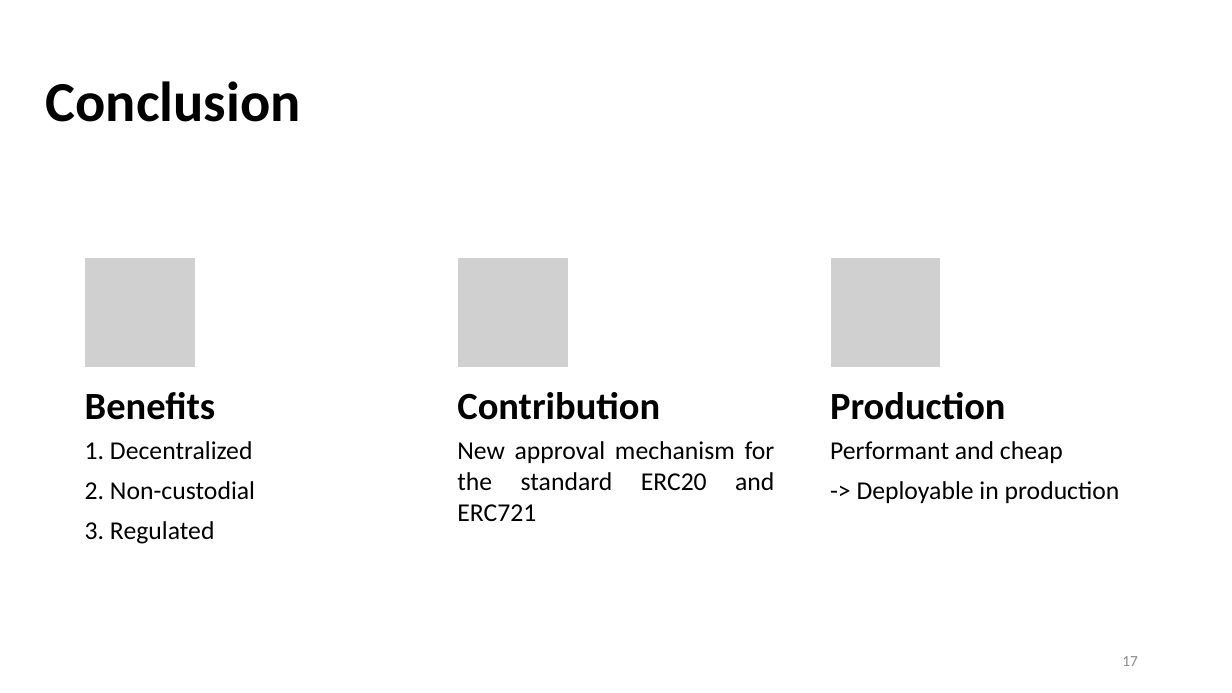
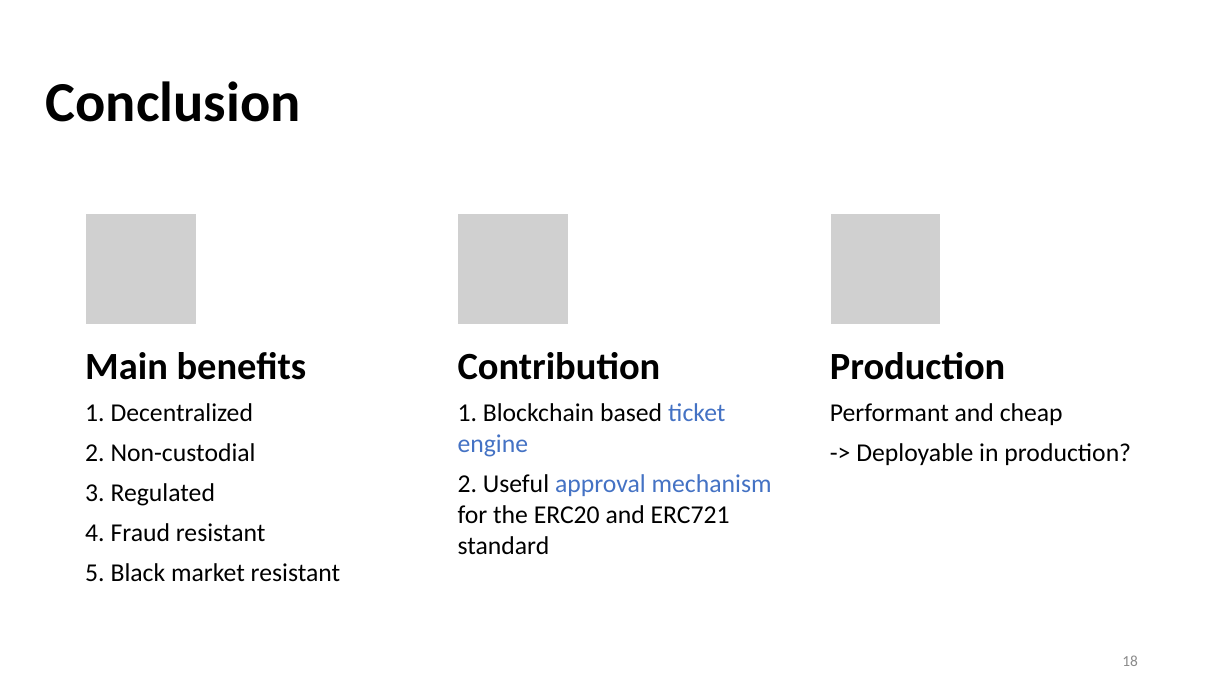
Before and after one commit to yanngabb/marketplace, a slide deck: slide 18 of rapport/Master_Thesis_Presentation_Yann_Gabbud.pptx (slide 17 before the commit). Drawn at 1232x693 pixels with LibreOffice and Linux fonts; fonts in the diff are those of the drawing; grey boxes stand for pictures. Boxes give left, top, right and bottom in pixels: in the first picture for what was removed or moved away, otherwise in the second. Text is boxed around its words. In the diff, an @@ line names an element or a change of style, - is before the commit and + after.

```diff
--- a/rapport/Master_Thesis_Presentation_Yann_Gabbud.pptx
+++ b/rapport/Master_Thesis_Presentation_Yann_Gabbud.pptx
@@ picture added at (85,213,196,324) @@
@@ picture: place and size @@
-picture at (457,257,568,368)
+picture at (457,213,568,324)
@@ picture: place and size @@
-picture at (830,257,941,368)
+picture at (830,213,941,324)
@@ picture removed at (85,257,196,368) @@
@@ text at (85,352,307,380): text changed @@
-Benefits
+Main benefits
@@ text "Contribution": place and size @@
-text "Contribution" at (457,392,660,420)
+text "Contribution" at (458,352,661,380)
@@ text "Production": place and size @@
-text "Production" at (830,392,1006,420)
+text "Production" at (830,352,1006,380)
@@ text "1. Decentralized": place and size @@
-text "1. Decentralized" at (85,441,255,544)
+text "1. Decentralized" at (85,403,341,582)
@@ text at (458,403,772,555): text changed @@
-New approval mechanism for the standard ERC20 and ERC721
+1. Blockchain based ticket engine
+2. Useful approval mechanism for the ERC20 and ERC721 standard
@@ text at (830,403,1063,425): alignment justified to left @@
@@ text "Performant and cheap": place and size @@
-text "Performant and cheap" at (830,441,1120,503)
+text "Performant and cheap" at (830,403,1131,465)
@@ text at (856,443,1131,465): text changed @@
--> Deployable in production
+-> Deployable in production?
@@ text at (85,523,341,582): paragraphs added @@
+4. Fraud resistant
+5. Black market resistant
@@ page number at (1122,655,1138,666): text changed @@
-17
+18
```
Also in this commit, not shown: 12 other slides changed, 7 slides added, 2 slides removed.
